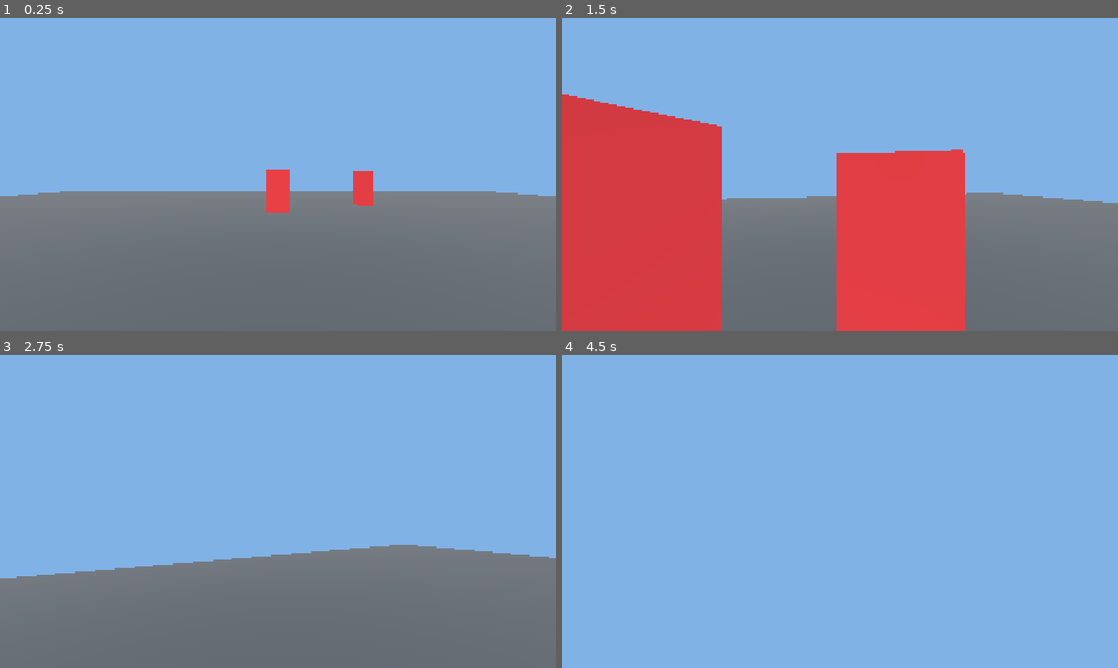
Above: before the commit, frames 1-4 (two rows, left to right).
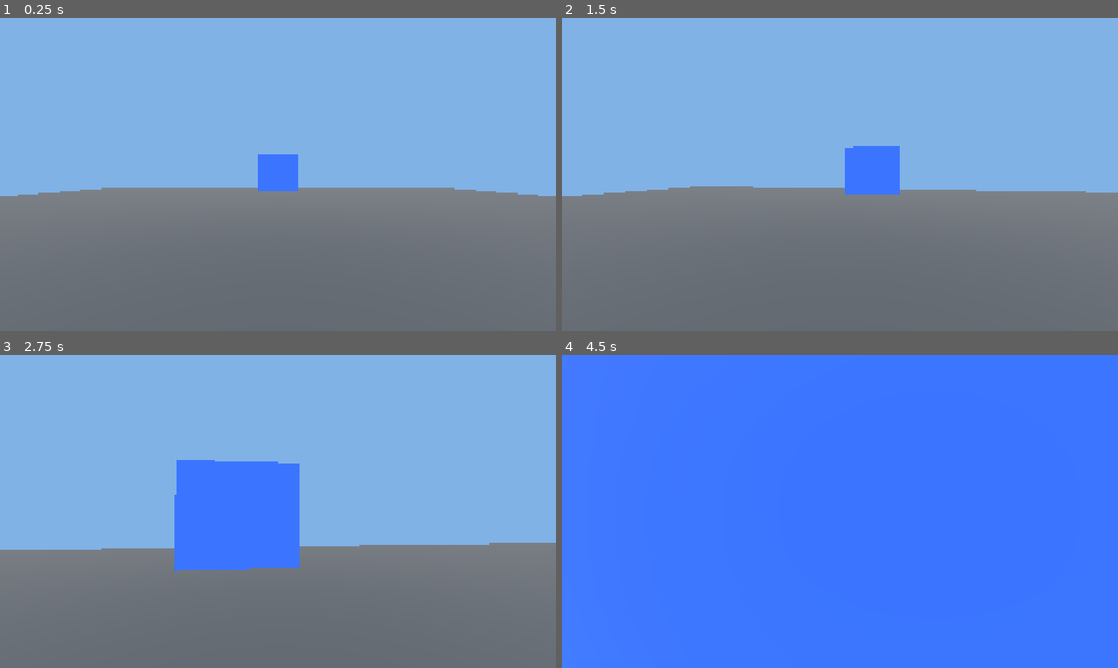
Above: after the commit, the same moments.

Repository: Potatopill98/let-s_go
Game: Godot game, scene res://modules/interaction/tests/interaction_test.tscn
The game is run twice, just before and just after one commit, with the same random seed, the same clock (stepped at 60 frames per second) and the same inputs. Before the commit the project starts from res://modules/weapon/tests/weapon_test.tscn.
Inputs (mouse positions are in pixels of both pictures, inside the frame that each line leads up to):
- Up to frame 1 (0.25 s): no input
- Up to frame 2 (1.5 s): tap Enter at 0.5 s; move the mouse to (867, 174) at 0.52 s; hold W (move_forward) from 0.53 s (still down); tap E (interact) at 0.6, 1.35 s; click (867, 174) at 0.67 s; tap Space (jump) at 0.77 s; move the mouse to (812, 174) at 1.27 s
- Up to frame 3 (2.75 s): keep holding W (move_forward); tap Space (jump) at 1.52 s; move the mouse to (289, 505) at 2.02 s; tap Q at 2.1 s; tap E (interact) at 2.3 s
- Up to frame 4 (4.5 s): keep holding W (move_forward); move the mouse to (834, 517) at 2.77 s; tap 1 at 2.85 s; click (834, 517) at 2.92 s; tap Space (jump) at 3.02, 3.77 s; tap E (interact) at 3.05, 3.8 s; move the mouse to (878, 514) at 3.52 s; tap 2 at 3.6 s; move the mouse to (795, 508) at 4.27 s; tap Shift at 4.35 s

The runs differ from the first frame. In frame 1, 2.2% of the frame differs, in the area x 14-86%, y 43-63%; in frame 2, 35%; in frame 3, 11%; in frame 4, 100%, in the area x 0-100%, y 0-100%.

Commit message:
feat: 交互模块完成，通用可交互基类+修理任务+大门，支持按住E多人同时修理速度叠加

Diff:
--- /dev/null
+++ b/modules/interaction/door.gd
@@ -0,0 +1,31 @@
+extends StaticBody3D
+class_name Door
+
+@export var open_speed: float = 3.0
+@export var open_distance: float = 5.0
+@export var open_direction: Vector3 = Vector3.UP
+
+var is_opening: bool = false
+var is_open: bool = false
+var original_position: Vector3 = Vector3.ZERO
+var target_position: Vector3 = Vector3.ZERO
+
+@onready var collision_shape: CollisionShape3D = $CollisionShape3D
+
+func _ready() -> void:
+	original_position = position
+	target_position = original_position + open_direction.normalized() * open_distance
+
+func _process(delta: float) -> void:
+	if is_opening and not is_open:
+		position = position.move_toward(target_position, open_speed * delta)
+		if position.distance_to(target_position) < 0.01:
+			is_open = true
+			is_opening = false
+			if collision_shape != null:
+				collision_shape.disabled = true
+
+func open_door() -> void:
+	if is_opening or is_open:
+		return
+	is_opening = true
--- /dev/null
+++ b/modules/interaction/door.tscn
@@ -0,0 +1,24 @@
+[gd_scene load_steps=5 format=3 uid="uid://door_001"]
+
+[ext_resource type="Script" path="res://modules/interaction/door.gd" id="1"]
+
+[sub_resource type="StandardMaterial3D" id="DoorMat"]
+albedo_color = Color(0.2, 0.4, 0.9, 1)
+
+[sub_resource type="CubeMesh" id="DoorMesh"]
+material = SubResource("DoorMat")
+size = Vector3(4, 4, 0.5)
+
+[sub_resource type="BoxShape3D" id="DoorCol"]
+size = Vector3(4, 4, 0.5)
+
+[node name="Door" type="StaticBody3D"]
+script = ExtResource("1")
+open_direction = Vector3(0, 1, 0)
+open_distance = 4.5
+
+[node name="Mesh" type="MeshInstance3D" parent="."]
+mesh = SubResource("DoorMesh")
+
+[node name="CollisionShape3D" type="CollisionShape3D" parent="."]
+shape = SubResource("DoorCol")
--- /dev/null
+++ b/modules/interaction/interactable.gd
@@ -0,0 +1,80 @@
+extends Area3D
+class_name Interactable
+
+# 交互模式
+enum InteractionMode {
+	PRESS, # 按一下触发
+	HOLD # 按住持续触发
+}
+
+@export var interaction_mode: InteractionMode = InteractionMode.HOLD
+@export var interaction_key: Key = KEY_E
+@export var max_progress: float = 100.0
+@export var interaction_speed_per_player: float = 10.0 # 每个玩家每秒增加的进度
+@export var interaction_prompt: String = "按E交互"
+
+# 信号
+signal interaction_started(player: Player)
+signal interaction_progress_changed(progress: float)
+signal interaction_completed()
+signal player_entered(player: Player)
+signal player_exited(player: Player)
+
+var current_progress: float = 0.0
+var interacting_players: Array = []
+var is_completed: bool = false
+
+func _ready() -> void:
+	add_to_group("interactable")
+	body_entered.connect(_on_body_entered)
+	body_exited.connect(_on_body_exited)
+
+func _process(delta: float) -> void:
+	if is_completed:
+		return
+	# 按住模式：持续计算所有正在交互玩家的进度
+	if interaction_mode == InteractionMode.HOLD:
+		var active_players: int = 0
+		for player in interacting_players:
+			if player != null and is_instance_valid(player):
+				if Input.is_key_pressed(interaction_key):
+					active_players += 1
+		if active_players > 0:
+			current_progress += interaction_speed_per_player * active_players * delta
+			interaction_progress_changed.emit(current_progress)
+			if current_progress >= max_progress:
+				current_progress = max_progress
+				complete_interaction()
+
+func _on_body_entered(body: Node3D) -> void:
+	if body is Player:
+		var player: Player = body as Player
+		interacting_players.append(player)
+		player_entered.emit(player)
+		# 按一下模式：进入区域按E直接触发
+		if interaction_mode == InteractionMode.PRESS:
+			# 等待玩家按键
+			pass
+
+func _on_body_exited(body: Node3D) -> void:
+	if body is Player:
+		var player: Player = body as Player
+		interacting_players.erase(player)
+		player_exited.emit(player)
+
+func _unhandled_input(event: InputEvent) -> void:
+	if is_completed:
+		return
+	# 按一下模式：在区域内按E触发
+	if interaction_mode == InteractionMode.PRESS:
+		if event is InputEventKey and event.pressed and event.keycode == interaction_key:
+			for player in interacting_players:
+				if player != null and is_instance_valid(player):
+					complete_interaction()
+					return
+
+func complete_interaction() -> void:
+	if is_completed:
+		return
+	is_completed = true
+	interaction_completed.emit()
--- /dev/null
+++ b/modules/interaction/repair_task.gd
@@ -0,0 +1,56 @@
+extends Area3D
+class_name RepairTask
+
+@export var task_name: String = "修理任务"
+@export var repair_speed_per_player: float = 10.0
+@export var required_progress: float = 100.0
+@export var interaction_key: Key = KEY_E
+
+signal repair_completed()
+signal repair_progress_changed(progress: float, total: float)
+
+var current_progress: float = 0.0
+var interacting_players: Array = []
+var is_completed: bool = false
+
+func _ready() -> void:
+	add_to_group("interactable")
+	body_entered.connect(_on_body_entered)
+	body_exited.connect(_on_body_exited)
+
+func _process(delta: float) -> void:
+	if is_completed:
+		return
+	# 按住E持续修理，多人同时修速度叠加
+	var active_players: int = 0
+	for player in interacting_players:
+		if player != null and is_instance_valid(player):
+			if Input.is_key_pressed(interaction_key):
+				active_players += 1
+	if active_players > 0:
+		current_progress += repair_speed_per_player * active_players * delta
+		repair_progress_changed.emit(current_progress, required_progress)
+		if current_progress >= required_progress:
+			current_progress = required_progress
+			complete_repair()
+
+func _on_body_entered(body: Node3D) -> void:
+	if body is Player:
+		var player: Player = body as Player
+		interacting_players.append(player)
+
+func _on_body_exited(body: Node3D) -> void:
+	if body is Player:
+		var player: Player = body as Player
+		interacting_players.erase(player)
+
+func complete_repair() -> void:
+	if is_completed:
+		return
+	is_completed = true
+	repair_completed.emit()
+
+func get_progress_percent() -> float:
+	if required_progress <= 0:
+		return 1.0
+	return current_progress / required_progress
--- /dev/null
+++ b/modules/interaction/repair_task.tscn
@@ -0,0 +1,29 @@
+[gd_scene load_steps=4 format=3 uid="uid://repair_task_001"]
+
+[ext_resource type="Script" path="res://modules/interaction/repair_task.gd" id="1"]
+
+[sub_resource type="CapsuleShape3D" id="ZoneCol"]
+radius = 2.0
+height = 3.0
+
+[sub_resource type="StandardMaterial3D" id="ZoneMat"]
+albedo_color = Color(0.2, 0.9, 0.3, 0.3)
+transparency = 1
+
+[sub_resource type="CylinderMesh" id="ZoneMesh"]
+material = SubResource("ZoneMat")
+top_radius = 2.0
+bottom_radius = 2.0
+height = 0.1
+
+[node name="RepairTask" type="Area3D"]
+script = ExtResource("1")
+required_progress = 100.0
+repair_speed_per_player = 10.0
+
+[node name="CollisionShape3D" type="CollisionShape3D" parent="."]
+shape = SubResource("ZoneCol")
+
+[node name="ZoneMesh" type="MeshInstance3D" parent="."]
+mesh = SubResource("ZoneMesh")
+position.y = 0.05
--- /dev/null
+++ b/modules/interaction/tests/interaction_test.tscn
@@ -0,0 +1,49 @@
+[gd_scene load_steps=10 format=3 uid="uid://interaction_test_001"]
+
+[ext_resource type="PackedScene" path="res://modules/player/player.tscn" id="1_player"]
+[ext_resource type="PackedScene" path="res://modules/interaction/repair_task.tscn" id="2_repair"]
+[ext_resource type="PackedScene" path="res://modules/interaction/door.tscn" id="3_door"]
+
+[sub_resource type="StandardMaterial3D" id="GroundMat"]
+albedo_color = Color(0.3, 0.3, 0.3, 1)
+
+[sub_resource type="CubeMesh" id="GroundMesh"]
+material = SubResource("GroundMat")
+size = Vector3(40, 1, 40)
+
+[sub_resource type="BoxShape3D" id="GroundCol"]
+size = Vector3(40, 1, 40)
+
+[sub_resource type="Environment" id="Env"]
+background_mode = 1
+background_color = Color(0.5, 0.7, 0.9, 1)
+ambient_light_energy = 1.5
+
+[node name="InteractionTest" type="Node3D"]
+
+[node name="WorldEnv" type="WorldEnvironment" parent="."]
+environment = SubResource("Env")
+
+[node name="Sun" type="DirectionalLight3D" parent="."]
+rotation = Vector3(-45, 0, 0)
+light_energy = 1.5
+
+[node name="Ground" type="MeshInstance3D" parent="."]
+mesh = SubResource("GroundMesh")
+position.y = -0.5
+[node name="GroundBody" type="StaticBody3D" parent="Ground"]
+[node name="GroundShape" type="CollisionShape3D" parent="Ground/GroundBody"]
+shape = SubResource("GroundCol")
+
+; 蓝色大门在正前方15米
+[node name="ExitDoor" parent="." instance=ExtResource("3_door")]
+position = Vector3(0, 2, -15)
+
+; 绿色修理区域在大门前3米
+[node name="DoorRepair" parent="." instance=ExtResource("2_repair")]
+position = Vector3(0, 0, -12)
+
+[node name="Player" parent="." instance=ExtResource("1_player")]
+position = Vector3(0, 0, 5)
+
+[connection signal="repair_completed" from="DoorRepair" to="ExitDoor" method="open_door"]
--- a/project.godot
+++ b/project.godot
@@ -18,7 +18,7 @@
 [application]
 
 config/name="Lab Escape 3D Co-op Demo"
-run/main_scene="res://modules/weapon/tests/weapon_test.tscn"
+run/main_scene="res://modules/interaction/tests/interaction_test.tscn"
 config/features=PackedStringArray("4.7", "Forward Plus")
 
 [display]
